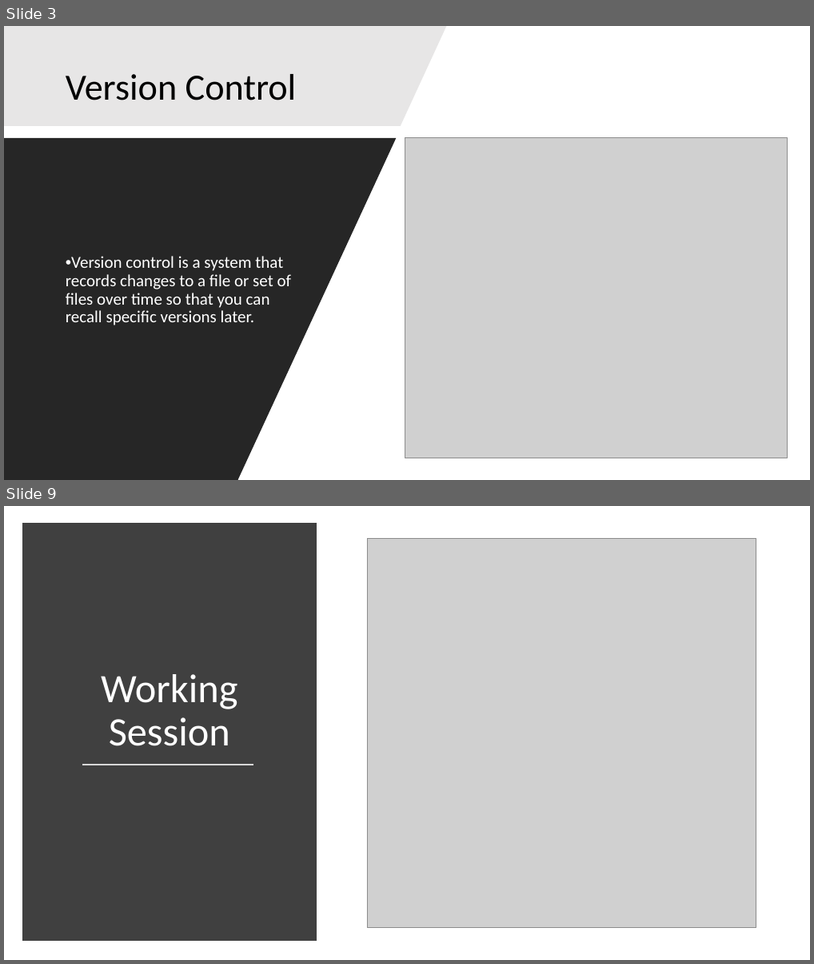
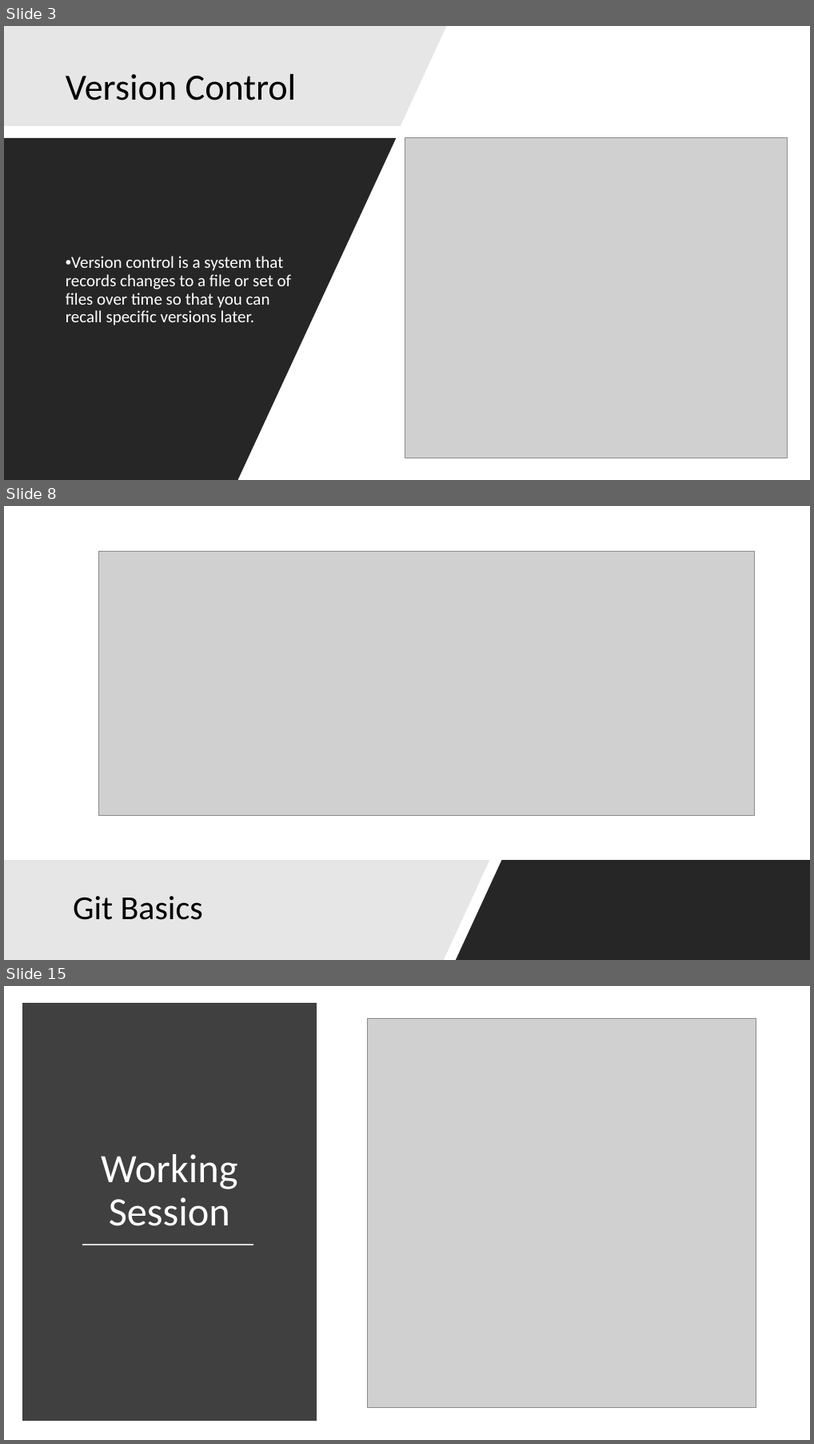
Before and after one commit to niravsh/ptg-gitsession-2017, a slide deck: PennTechnoGrads.pptx. Shown one above the other, each under a label of ours: slides 3 and 9 before the commit, slides 3, 8 and 15 after it; the slides between them are not shown. The pictures are 814x964 and 814x1444 pixels, drawn with LibreOffice and Linux fonts; fonts in the diff are those of the drawing; grey boxes stand for pictures. Boxes give left, top, right and bottom in pixels: in the first picture for what was removed or moved away, otherwise in the second. Text is boxed around its words. In the diff, an @@ line names an element or a change of style, - is before the commit and + after.

```diff
--- a/PennTechnoGrads.pptx
+++ b/PennTechnoGrads.pptx
@@ slide 8 added at [4,506,810,960], background #FFFFFF @@
@@ picture added at [99,551,754,815] @@
@@ freeform shape added at [4,860,490,960], fill #E7E6E6 @@
@@ freeform shape added at [456,860,810,960], fill #000000 at 85% opacity @@
@@ title added at [73,896,203,920], 40 pt, text #000000 @@
+Git Basics
@@ what was slide 9 is now slide 15 @@
```
Also in this commit, not shown: 6 slides changed, 8 other slides added, 1 slide removed.
